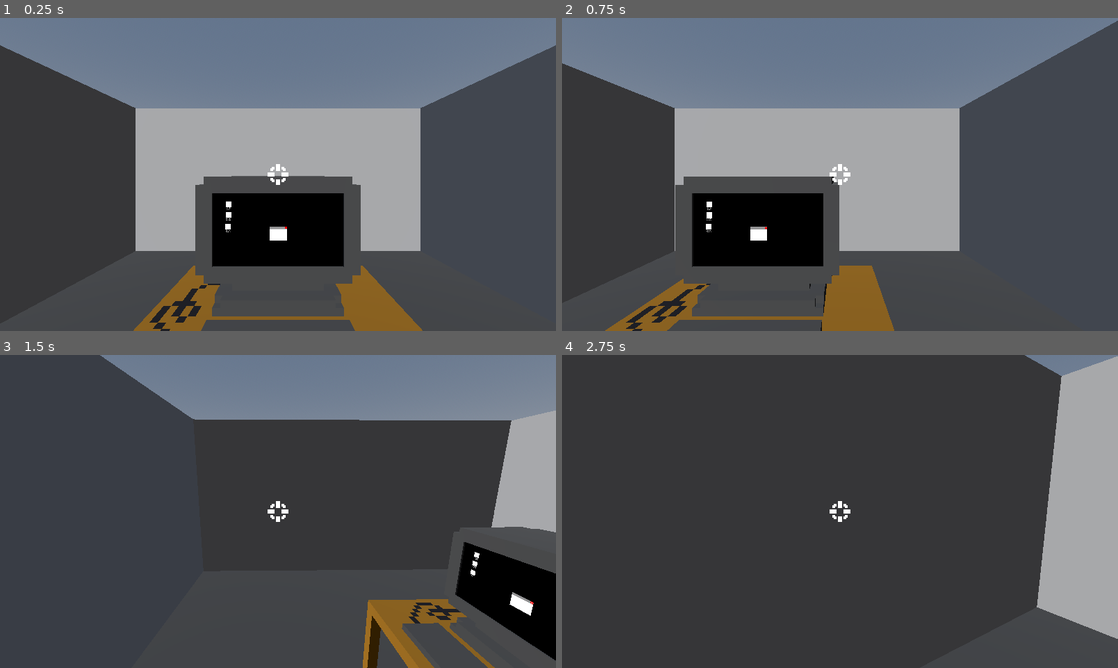
Above: before the commit, frames 1-4 (two rows, left to right).
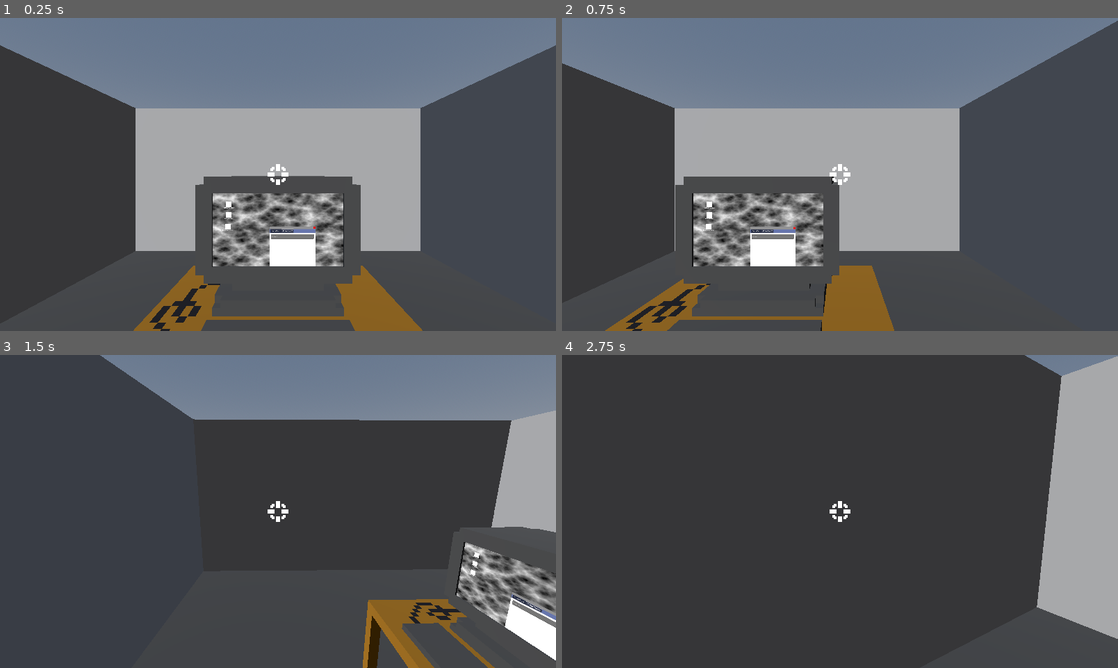
Above: after the commit, the same moments.

Repository: maxwaldman8/gmtk-2026
Game: Godot game, scene res://scenes/room.tscn
The game is run twice, just before and just after one commit, with the same random seed, the same clock (stepped at 60 frames per second) and the same inputs.
Inputs (mouse positions are in pixels of both pictures, inside the frame that each line leads up to):
- Up to frame 1 (0.25 s): no input
- Up to frame 2 (0.75 s): tap Enter at 0.5 s; move the mouse to (962, 158) at 0.52 s; press the mouse at (962, 158) at 0.53 s; hold D (right) from 0.53 s (still down)
- Up to frame 3 (1.5 s): tap Space (jump) at 0.77 s; move the mouse to (250, 511) at 1.27 s; release D (right) at 1.28 s; release the mouse at (250, 511) at 1.28 s; hold W (forward) from 1.28 s (still down); click (250, 511) at 1.35 s
- Up to frame 4 (2.75 s): keep holding W (forward); tap Space (jump) at 1.52 s; move the mouse to (851, 505) at 2.02 s; press the mouse at (851, 505) at 2.03 s

The runs differ from the first frame. In frame 1, 5.4% of the frame differs, in the area x 38-62%, y 56-80%; in frame 2, 5.3%; in frame 3, 3.8%; in frame 4, nothing differs.
Error after the commit: Invalid assignment of property or key 'text' with value of type 'String' on a base object of type 'null instance'. (res://scripts/screen/window.gd:26)

Commit message:
window layering, browser

Diff:
--- a/game-game/scenes/screen/application.tscn
+++ b/game-game/scenes/screen/application.tscn
@@ -2,7 +2,7 @@
 
 [ext_resource type="Script" uid="uid://byn3xshur1hia" path="res://scripts/screen/application.gd" id="1_vj7jk"]
 
-[node name="Application" type="Control" unique_id=473881616]
+[node name="Application" type="Control" unique_id=473881616 node_paths=PackedStringArray("name_label")]
 layout_mode = 3
 anchors_preset = 0
 offset_left = -25.0
@@ -10,6 +10,7 @@
 offset_right = 25.0
 offset_bottom = 35.0
 script = ExtResource("1_vj7jk")
+name_label = NodePath("NameLabel")
 
 [node name="TestIcon" type="ColorRect" parent="." unique_id=1016756199]
 layout_mode = 1
--- a/game-game/scenes/screen/screen.tscn
+++ b/game-game/scenes/screen/screen.tscn
@@ -2,6 +2,14 @@
 
 [ext_resource type="Script" uid="uid://ccymnofn6ccr6" path="res://scripts/screen/screen.gd" id="1_6ukd0"]
 [ext_resource type="PackedScene" uid="uid://b5yslbaif30nv" path="res://scenes/screen/application.tscn" id="2_2d861"]
+[ext_resource type="Script" uid="uid://dommextr4ctrb" path="res://scripts/screen/window_layer.gd" id="3_6ukd0"]
+
+[sub_resource type="FastNoiseLite" id="FastNoiseLite_6ukd0"]
+noise_type = 2
+frequency = 0.0145
+
+[sub_resource type="NoiseTexture2D" id="NoiseTexture2D_fpww7"]
+noise = SubResource("FastNoiseLite_6ukd0")
 
 [node name="Screen" type="Control" unique_id=2111894068]
 layout_mode = 3
@@ -14,7 +22,7 @@
 
 [node name="WallpaperLayer" type="CanvasLayer" parent="." unique_id=945818577]
 
-[node name="Wallpaper" type="ColorRect" parent="WallpaperLayer" unique_id=878542767]
+[node name="Wallpaper" type="TextureRect" parent="WallpaperLayer" unique_id=1156495158]
 anchors_preset = 15
 anchor_right = 1.0
 anchor_bottom = 1.0
@@ -22,7 +30,7 @@
 grow_vertical = 2
 size_flags_horizontal = 3
 size_flags_vertical = 3
-color = Color(0, 0, 0, 1)
+texture = SubResource("NoiseTexture2D_fpww7")
 metadata/_edit_use_anchors_ = true
 
 [node name="ApplicationLayer" type="CanvasLayer" parent="." unique_id=868816806]
@@ -42,7 +50,7 @@
 offset_right = 166.0
 offset_bottom = 242.0
 window_layer = NodePath("../../WindowLayer")
-window_name = "default_window"
+window_name = "blue_window"
 
 [node name="Application3" parent="ApplicationLayer" unique_id=920115880 node_paths=PackedStringArray("window_layer") instance=ExtResource("2_2d861")]
 offset_left = 113.0
@@ -50,7 +58,8 @@
 offset_right = 163.0
 offset_bottom = 343.0
 window_layer = NodePath("../../WindowLayer")
-window_name = "default_window"
+window_name = "browser_window"
 
 [node name="WindowLayer" type="CanvasLayer" parent="." unique_id=929576984]
 layer = 3
+script = ExtResource("3_6ukd0")
--- /dev/null
+++ b/game-game/scenes/screen/windows/blue_window.tscn
@@ -0,0 +1,23 @@
+[gd_scene format=3 uid="uid://ieukttyhr0sl"]
+
+[node name="BlueWindow" type="Control" unique_id=521389708]
+custom_minimum_size = Vector2(150, 100)
+layout_mode = 3
+anchors_preset = 0
+offset_right = 150.0
+offset_bottom = 100.0
+
+[node name="ColorRect" type="ColorRect" parent="." unique_id=2103473406]
+layout_mode = 1
+anchors_preset = 8
+anchor_left = 0.5
+anchor_top = 0.5
+anchor_right = 0.5
+anchor_bottom = 0.5
+offset_left = -75.0
+offset_top = -50.0
+offset_right = 75.0
+offset_bottom = 50.0
+grow_horizontal = 2
+grow_vertical = 2
+color = Color(0.29417655, 0.47478735, 0.97128123, 1)
--- /dev/null
+++ b/game-game/scenes/screen/windows/browser_window.tscn
@@ -0,0 +1,41 @@
+[gd_scene format=3 uid="uid://6212hxac2yb3"]
+
+[node name="BrowserWindow" type="Control" unique_id=1699168601]
+layout_mode = 3
+anchors_preset = 0
+offset_right = 400.0
+offset_bottom = 400.0
+
+[node name="ColorRect" type="ColorRect" parent="." unique_id=1816412757]
+layout_mode = 1
+offset_right = 400.0
+offset_bottom = 400.0
+color = Color(0.4027634, 0.46064627, 0.67970765, 1)
+
+[node name="TabContainer" type="TabContainer" parent="." unique_id=754288331]
+layout_mode = 0
+offset_right = 400.0
+offset_bottom = 400.0
+current_tab = 1
+
+[node name="ColorRect" type="ColorRect" parent="TabContainer" unique_id=141905893]
+visible = false
+layout_mode = 2
+color = Color(0.53541774, 0.59187496, 0.7925149, 1)
+metadata/_tab_index = 0
+
+[node name="ColorRect2" type="ColorRect" parent="TabContainer" unique_id=1327130752]
+layout_mode = 2
+metadata/_tab_index = 1
+
+[node name="TextEdit" type="TextEdit" parent="." unique_id=1661086281]
+layout_mode = 1
+anchors_preset = 5
+anchor_left = 0.5
+anchor_right = 0.5
+offset_left = -185.0
+offset_top = 46.0
+offset_right = 185.0
+offset_bottom = 86.0
+grow_horizontal = 2
+placeholder_text = "search"
--- /dev/null
+++ b/game-game/scenes/screen/windows/red_window.tscn
@@ -0,0 +1,23 @@
+[gd_scene format=3 uid="uid://da5ufx83rt8h"]
+
+[node name="RedWindow" type="Control" unique_id=521389708]
+custom_minimum_size = Vector2(150, 100)
+layout_mode = 3
+anchors_preset = 0
+offset_right = 150.0
+offset_bottom = 100.0
+
+[node name="ColorRect" type="ColorRect" parent="." unique_id=2103473406]
+layout_mode = 1
+anchors_preset = 8
+anchor_left = 0.5
+anchor_top = 0.5
+anchor_right = 0.5
+anchor_bottom = 0.5
+offset_left = -75.0
+offset_top = -50.0
+offset_right = 75.0
+offset_bottom = 50.0
+grow_horizontal = 2
+grow_vertical = 2
+color = Color(0.95957536, 0.13850695, 0.22656661, 1)
--- a/game-game/scripts/screen/application.gd
+++ b/game-game/scripts/screen/application.gd
@@ -1,8 +1,9 @@
 class_name Application
 extends Control
 
-@export var window_layer : CanvasLayer
+@export var window_layer : WindowLayer
 @export var window_name : String
+@export var name_label : Label
 var is_opened : bool = false
 var is_default_opened : bool = true
 var window_instance : GameWindow
@@ -12,6 +13,7 @@
 func _ready() -> void:
 	if is_default_opened:
 		_open_window()
+	name_label.text = window_name
 
 
 func set_up(w_name: String = "default", w_is_def_open: bool = true):
@@ -22,7 +24,7 @@
 func _open_window():
 	window_instance = WINDOW_SCENE.instantiate()
 	window_instance.set_up(func(): is_opened = false, window_name)
-	window_layer.add_child(window_instance)
+	window_layer.add_to_window_list(window_instance)
 	is_opened = true
 
 
--- a/game-game/scripts/screen/screen.gd
+++ b/game-game/scripts/screen/screen.gd
@@ -11,5 +11,5 @@
 		get_parent().get_parent().visible = false
 		gui.visible = true
 
-# window layering: clicked one is first
 # tween window with mouse
+# window pos offset for minimal overlap
--- a/game-game/scripts/screen/window.gd
+++ b/game-game/scripts/screen/window.gd
@@ -5,7 +5,9 @@
 
 # Will be changing types once get textures/whatnot
 @onready var title_bar : ColorRect = $TitleBar
+@onready var title_label : Label = $TitleBar/TitleLabel
 @onready var window_body : ColorRect
+@onready var window_layer : WindowLayer = get_parent()
 var body_scene : PackedScene
 var body_name : String
 var dimensions : Vector2: set = _set_dimensions
@@ -17,12 +19,11 @@
 var offset : Vector2
 const TITLE_BAR_THICKNESS = 20
 
-# Make window draggable by title bar
-# Window bodies will be differing scenes that are loaded in (title bar with X is common functionality)
 
 func _ready() -> void:
 	dimensions = body_instance.size + Vector2(0, TITLE_BAR_THICKNESS)
 	pivot_offset = dimensions / 2
+	title_label.text = body_name
 
 
 func set_up(app_close_fn, w_body_name = "default_window"):
@@ -31,6 +32,7 @@
 	body_instance = body_scene.instantiate()
 	body_instance.position.y += TITLE_BAR_THICKNESS
 	add_child(body_instance)
+	# pos will be set in window layer later
 	global_position = Vector2i(500, 300)
 	closed.connect(app_close_fn)
 
@@ -45,11 +47,12 @@
 func _on_x_button_pressed() -> void:
 	# closing animation?, sound
 	var tween = create_tween()
-	tween.set_trans(Tween.TRANS_ELASTIC)
+	tween.set_trans(Tween.TRANS_SPRING)
 	tween.tween_property(self, "scale", Vector2(0,0), 0.5)
 	await tween.finished
+	closed.emit()
+	window_layer.remove_window(self)
 	queue_free()
-	closed.emit()
 
 
 func _on_title_bar_mouse_entered() -> void:
@@ -61,14 +64,17 @@
 
 
 func _process(_delta: float) -> void:
-	if Input.is_action_just_pressed("left_click"):
+	if Input.is_action_just_pressed("left_click") and is_hovered:
 		# just clicked
-		is_following_mouse = is_hovered
+		is_following_mouse = true
 		offset = get_local_mouse_position()
+		window_layer.move_window_to_front(self)
 	elif Input.is_action_pressed("left_click"):
 		# holding click
 		if is_following_mouse:
 			var unclamped_pos : Vector2 = get_global_mouse_position() - offset
 			global_position = unclamped_pos.clamp(Vector2.ZERO, get_viewport_rect().size - dimensions)
+	elif Input.is_action_just_released("left_click"):
+		is_following_mouse = false
 
 #endregion
--- /dev/null
+++ b/game-game/scripts/screen/window_layer.gd
@@ -0,0 +1,26 @@
+class_name WindowLayer
+extends CanvasLayer
+
+# later indices are above
+var window_list : Array[GameWindow] = []
+
+
+func add_to_window_list(window_instance):
+	window_list.append(window_instance)
+	add_child(window_instance)
+	move_window_to_front(window_instance)
+
+
+func move_window_to_front(window: GameWindow):
+	var index = window_list.find(window)
+	window_list.remove_at(index)
+	window_list.append(window)
+	for i in range(len(window_list)):
+		window_list[i].z_index = i
+
+
+func remove_window(window: GameWindow):
+	var index = window_list.find(window)
+	window_list.remove_at(index)
+	for i in range(len(window_list)):
+		window_list[i].z_index = i
Not shown, added: game-game/scripts/screen/window_layer.gd.uid
